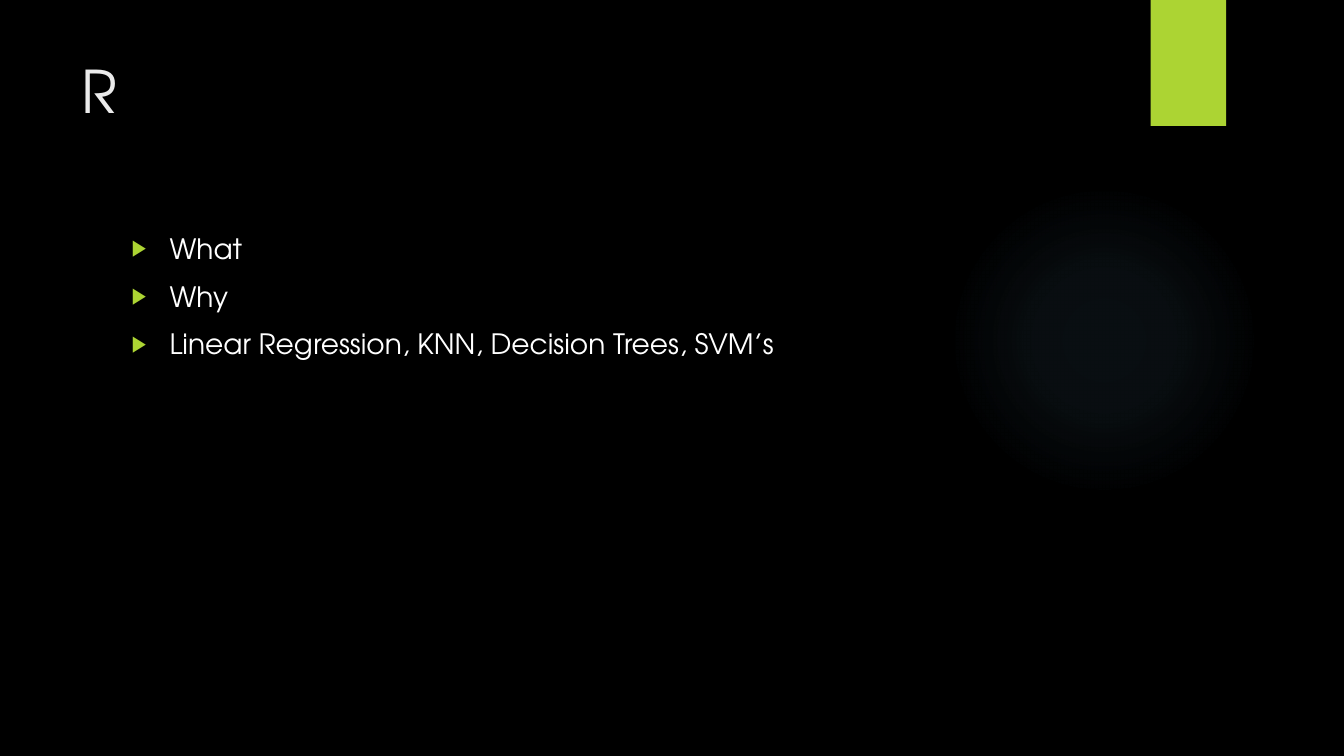
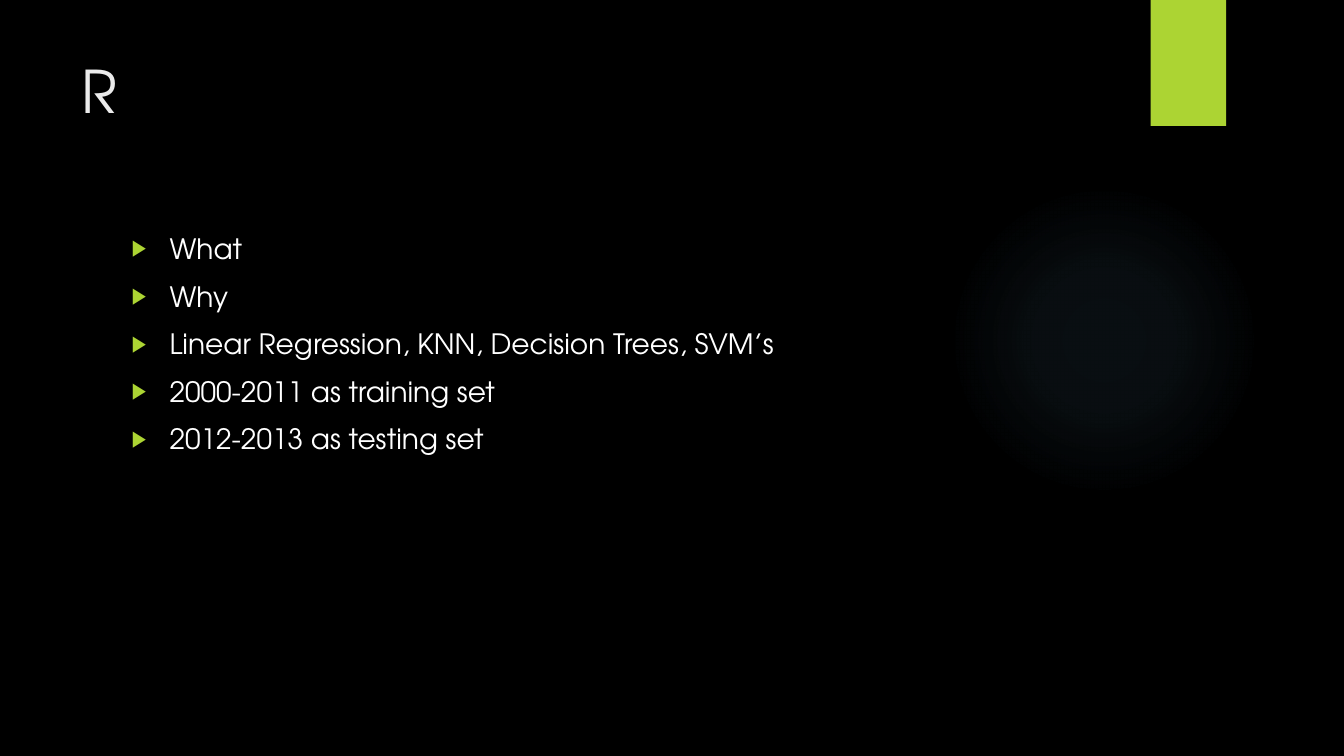
Before and after one commit to codyhock/Senior-Project, a slide deck: slide 6 of CHOCKfinal.pptx (slide 7 before the commit). Drawn at 1344x756 pixels with LibreOffice and Linux fonts; fonts in the diff are those of the drawing; background and template pictures are left out. Boxes give left, top, right and bottom in pixels: in the first picture for what was removed or moved away, otherwise in the second. Text is boxed around its words. In the diff, an @@ line names an element or a change of style, - is before the commit and + after.

```diff
--- a/CHOCKfinal.pptx
+++ b/CHOCKfinal.pptx
@@ text at [170, 381, 495, 455]: paragraphs added @@
+▶ 2000-2011 as training set
+▶ 2012-2013 as testing set
```
Also in this commit, not shown: 6 other slides changed, 4 slides added, 4 slides removed, 2 other files.
